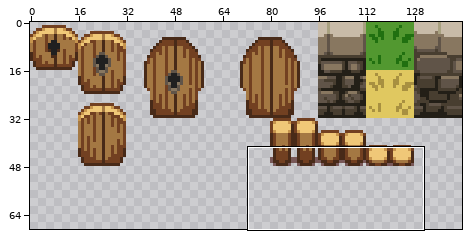
Two states of a sprite sheet, data/sprites/entities/door_npcs.png. Above, an overview of the earlier version with the close-up marked.
Close-up. Earlier state:
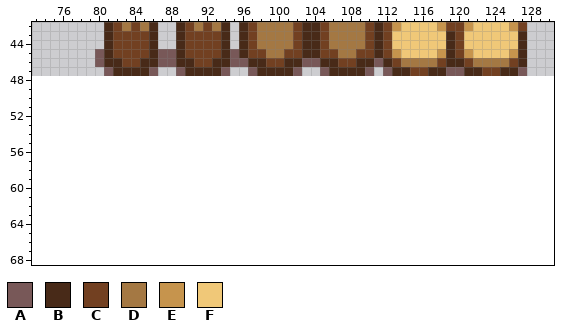
The file is 144x48 pixels. Shown: x 73..130, y 42..68. The old version is drawn lined up with the new one, on the new canvas. The wide view leaves out empty margins.
Palette (. is transparent): A #785858  B #482a18  C #724021  D #a47843  E #c6944d  F #f0c878
Pixels before, first column x 80:
42 .BCDCDB..BCDCDB.BCDDDDCBBCDDDDCBCEFFFFECCEFFFFEC
43 .BCCCCB..BCCCCB.BCDDDDCBBCDDDDCBCFFFFFFBCFFFFFFB
44 .BCCCCB..BCCCCB.BCDDDDCBBCDDDDCBCFFFFFFBCFFFFFFB
45 ABCCCCBAABCCCCBABCCDDCCBBCCDDCCBCEFFFFEBCEFFFFEB
46 ABBCCBBAABBCCBBAABBCCBBAABBCCBBABCDDDDCBBCDDDDCB
47 .ABBBBA..ABBBBA..ABBBBA..ABBBBA.ABBCCBBAABBCCBBA
Once edited:
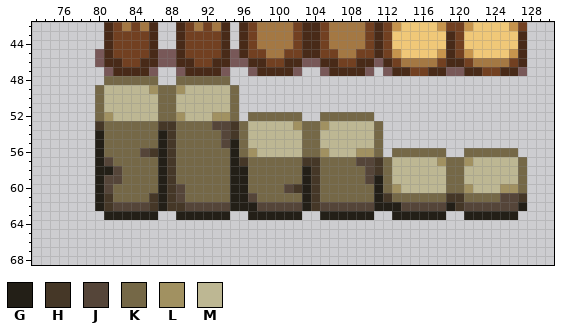
Colours new in this view: G #231f17  H #453727  J #554539  K #756847  L #a19161  M #bdb793
The author wrote: add stone post doors
From old to new:
canvas 144x48 -> 144x96
Changed rows in their new state; - is an unchanged pixel.
first column x 80:
48 -KKKKKK--KKKKKK---------------------------------
49 KMMMMMLKKLMMMMMK--------------------------------
50 KMMMMMMKKMMMMMMK--------------------------------
51 KMMMMMMKKMMMMMMK--------------------------------
52 KLMMMMMKKLMMMLLK-KKKKKK--KKKKKK-----------------
53 HKKKKKKHHKKKKJJHKMMMMMLKKLMMMMMK----------------
54 GKKKKKKGHKKKKKJHKMMMMMMKKMMMMMMK----------------
55 GKKKKKKGHKKKKKJGKMMMMMMKKMMMMMMK----------------
56 GKKKKJHGHKKKKKKGKLMMMMMKKLMMMLLK-KKKKKK--KKKKKK-
57 GJKKKKKGHKKKKKKGHKKKKKKHHKKKKJJHKMMMMMLKKLMMMMMK
58 GGJKKKKGHKKKKKKGGKKKKKKGHKKKKKJHKMMMMMMKKMMMMMMK
59 GJJKKKKGHKKKKKKGGKKKKKKGHKKKKKJGKMMMMMMKKMMMMMMK
60 GJKKKKKGHJKKKKKGGKKKKJHGHKKKKKKGKLMMMMMKKLMMMLLK
61 GHKKKKHGHJKKKKKGGJKKKKKGHKKKKKKGHKKKKKKHHKKKKJJH
62 GHJJJJHGHHJJJJJGGGJJJJJGHJJJJJJGGGJJJJJGHJJJJJJG
63 -GGGGGG--GGGGGG--GGGGGG--GGGGGG--GGGGGG--GGGGGG-
